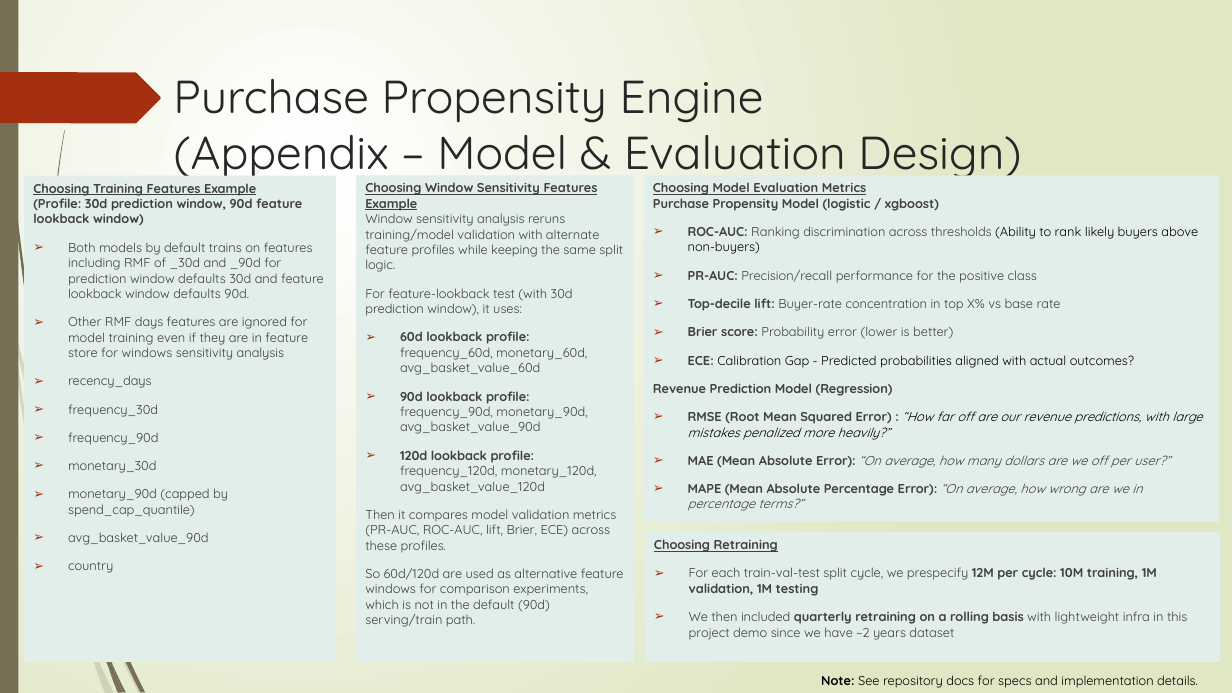
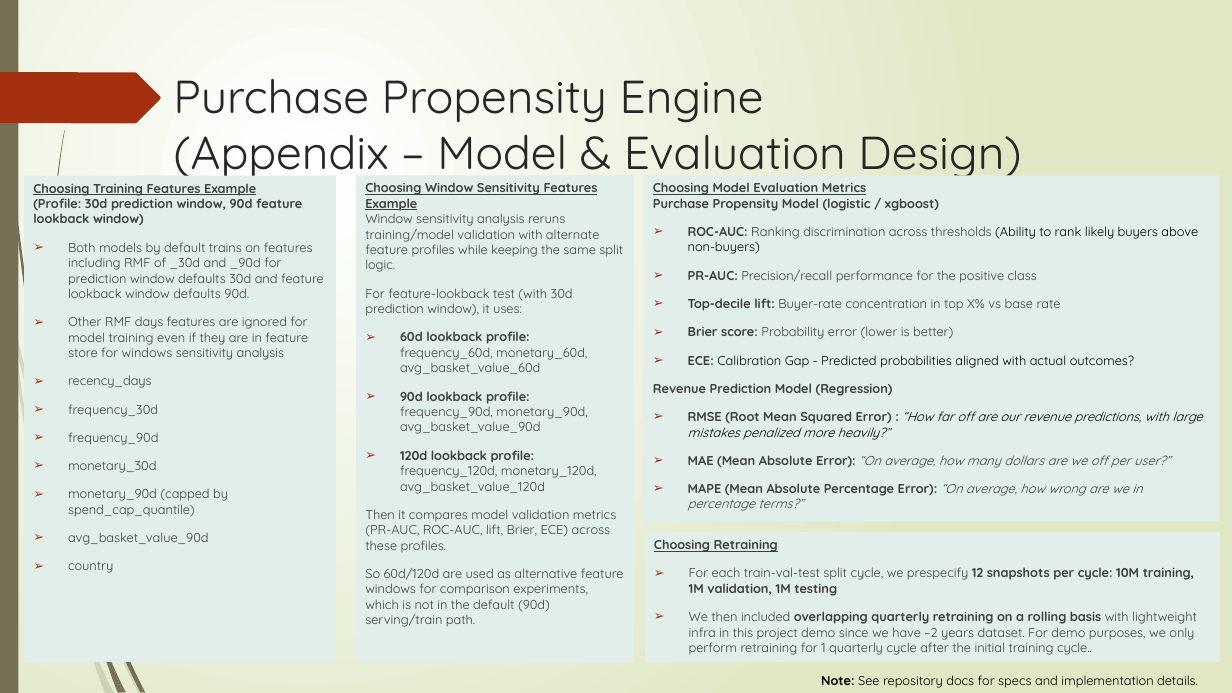
Before and after one commit to Phrey001/mle-marketplace-growth, a slide deck: slide 6 of docs/architecture.pptx (slide 5 before the commit). Drawn at 1232x693 pixels with LibreOffice and Linux fonts; fonts in the diff are those of the drawing. Boxes give left, top, right and bottom in pixels: in the first picture for what was removed or moved away, otherwise in the second. Text is boxed around its words. In the diff, an @@ line names an element or a change of style, - is before the commit and + after.

```diff
--- a/docs/architecture.pptx
+++ b/docs/architecture.pptx
@@ text in rectangle at box(689, 567, 1197, 655): text changed @@
-➢ For each train-val-test split cycle, we prespecify 12M per cycle: 10M training, 1M validation, 1M testing
-➢ We then included quarterly retraining on a rolling basis with lightweight infra in this project demo since we have ~2 years dataset
+➢ For each train-val-test split cycle, we prespecify 12 snapshots per cycle: 10M training, 1M validation, 1M testing
+➢ We then included overlapping quarterly retraining on a rolling basis with lightweight infra in this project demo since we have ~2 years dataset. For demo purposes, we only perform retraining for 1 quarterly cycle after the initial training cycle..
```
Also in this commit, not shown: 2 other slides changed, 5 slides added, 3 slides removed, 36 other files.
